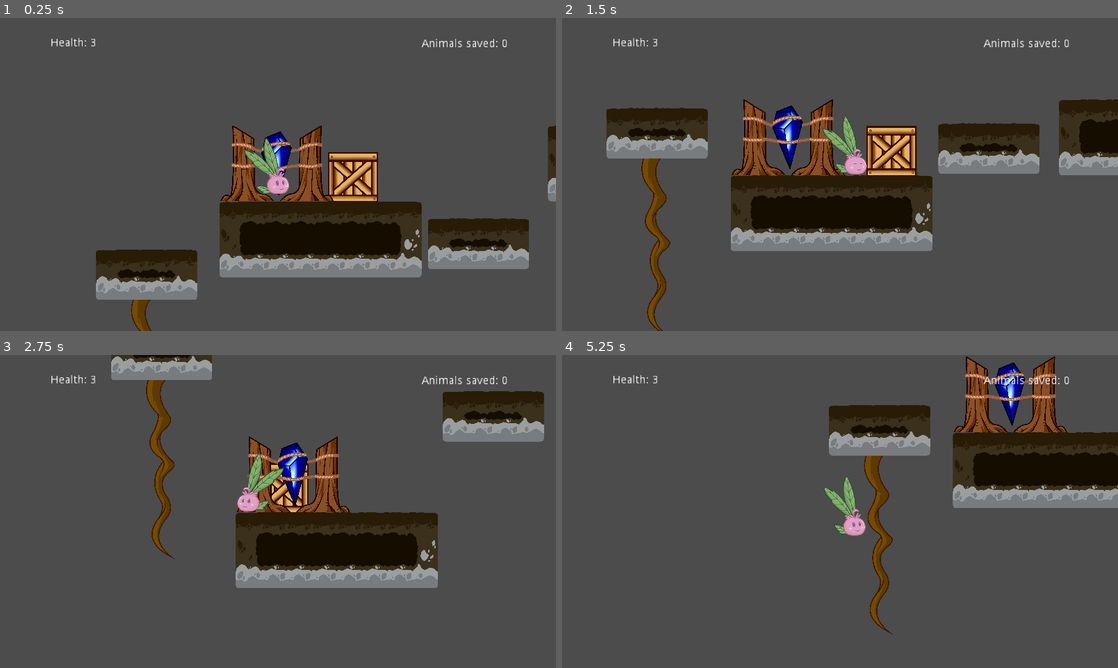
Above: before the commit, frames 1-4 (two rows, left to right).
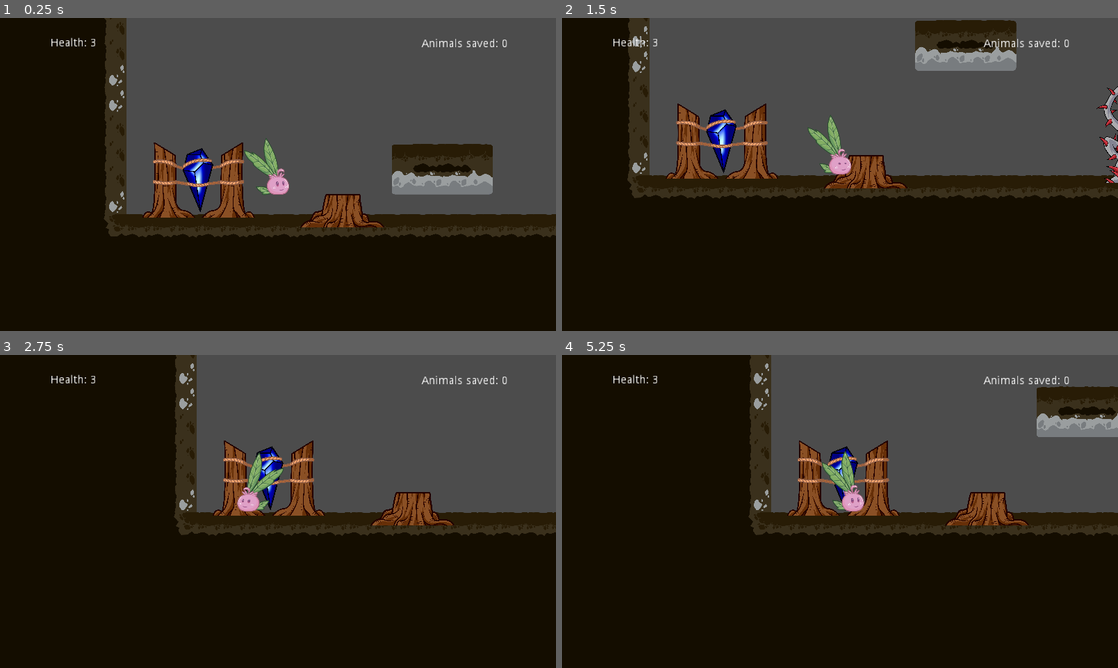
Above: after the commit, the same moments.

Repository: DamianKoch1/OnionsAdventure
Game: Godot game, scene res://Levels/Level 2.tscn
Two runs of this game, one before a commit and one after it. Both use one fixed random seed, a clock stepped at 60 frames per second and the inputs below. This scene is started directly instead of the project's main scene. The engine's default icon, where the game draws it, is replaced by a stand-in: a white triangle on a blue panel in a dark square.
Inputs:
- Up to frame 1 (0.25 s): no input
- Up to frame 2 (1.5 s): hold Right (ui_right) from 0.53 s (still down); tap Space (jump) at 0.6, 0.77, 1.07 s; tap E (push) at 1.35 s
- Up to frame 3 (2.75 s): tap Space (jump) at 1.52, 1.55, 1.82, 2.1 s; release Right (ui_right) at 2.03 s; hold Left (ui_left) from 2.03 s (still down)
- Up to frame 4 (5.25 s): release Left (ui_left) at 2.78 s; hold Right (ui_right) 2.78-4.28 s; tap E (push) at 2.85, 4.35 s; tap Space (jump) at 3.02, 3.05, 3.32, 3.6, 3.77, 4.07, 4.52, 4.55, 4.82, 5.1 s; hold Left (ui_left) 4.28-5.03 s; hold Right (ui_right) from 5.03 s (still down)

The runs differ from the first frame. In frame 1, 57% of the frame differs, in the area x 0-100%, y 0-100%; in frame 2, 68%; in frame 3, 70%; in frame 4, 86%.

Commit message:
lowered ghostjump timeframe

Diff:
--- a/Levels/Level 1.tscn
+++ b/Levels/Level 1.tscn
@@ -100,7 +100,7 @@
 custom_solver_bias = 0.0
 extents = Vector2( 10, 10 )
 
-[node name="Level 1" instance=ExtResource( 1 )]
+[node name="Level 1" index="0" instance=ExtResource( 1 )]
 
 _sections_unfolded = [ "Transform" ]
 
--- a/Levels/Level 2.tscn
+++ b/Levels/Level 2.tscn
@@ -50,7 +50,7 @@
 custom_solver_bias = 0.0
 extents = Vector2( 447.881, 10 )
 
-[node name="Level 2" index="0" instance=ExtResource( 1 )]
+[node name="Level 2" instance=ExtResource( 1 )]
 
 _sections_unfolded = [ "Transform" ]
 
@@ -60,7 +60,8 @@
 
 [node name="Onion" parent="." index="1"]
 
-position = Vector2( 2186.19, -688.757 )
+position = Vector2( -128, 32 )
+scale = Vector2( 0.5, 0.5 )
 
 [node name="TileMap" parent="." index="2"]
 
@@ -285,7 +286,7 @@
 [node name="thornbush4" parent="." index="16" instance=ExtResource( 8 )]
 
 editor/display_folded = true
-position = Vector2( 1400, -440 )
+position = Vector2( 1408, -448 )
 scale = Vector2( 0.041511, 0.041511 )
 texture = ExtResource( 9 )
 _sections_unfolded = [ "Transform" ]
--- a/Player/Onion.tscn
+++ b/Player/Onion.tscn
@@ -30,6 +30,7 @@
 collision/safe_margin = 0.08
 script = ExtResource( 1 )
 _sections_unfolded = [ "Transform", "Z Index" ]
+maxGhostjumpDelay = 0.2
 movespeed = 250
 gravity = 20
 jumpheight = 450
--- a/Player/Player.gd
+++ b/Player/Player.gd
@@ -11,6 +11,7 @@
 onready var ray = $RayCast2D
 
 onready var ghostjumpTimeframe = 0
+export var maxGhostjumpDelay = 0.2
 
 export var movespeed = 250
 export var gravity = 20
@@ -106,14 +107,14 @@
 
 		if Input.is_action_pressed("ui_right"):
 			if is_on_floor():
-				ghostjumpTimeframe = 0.5
+				ghostjumpTimeframe = maxGhostjumpDelay
 			motion.x = movespeed
 			$Sprite.scale.x = 1
 			if is_on_floor() && state != climb:
 				setState(run)
 		elif Input.is_action_pressed("ui_left"):
 			if is_on_floor():
-				ghostjumpTimeframe = 0.5
+				ghostjumpTimeframe = maxGhostjumpDelay
 			motion.x = -movespeed
 			$Sprite.scale.x = -1
 			if is_on_floor() && state != climb:
